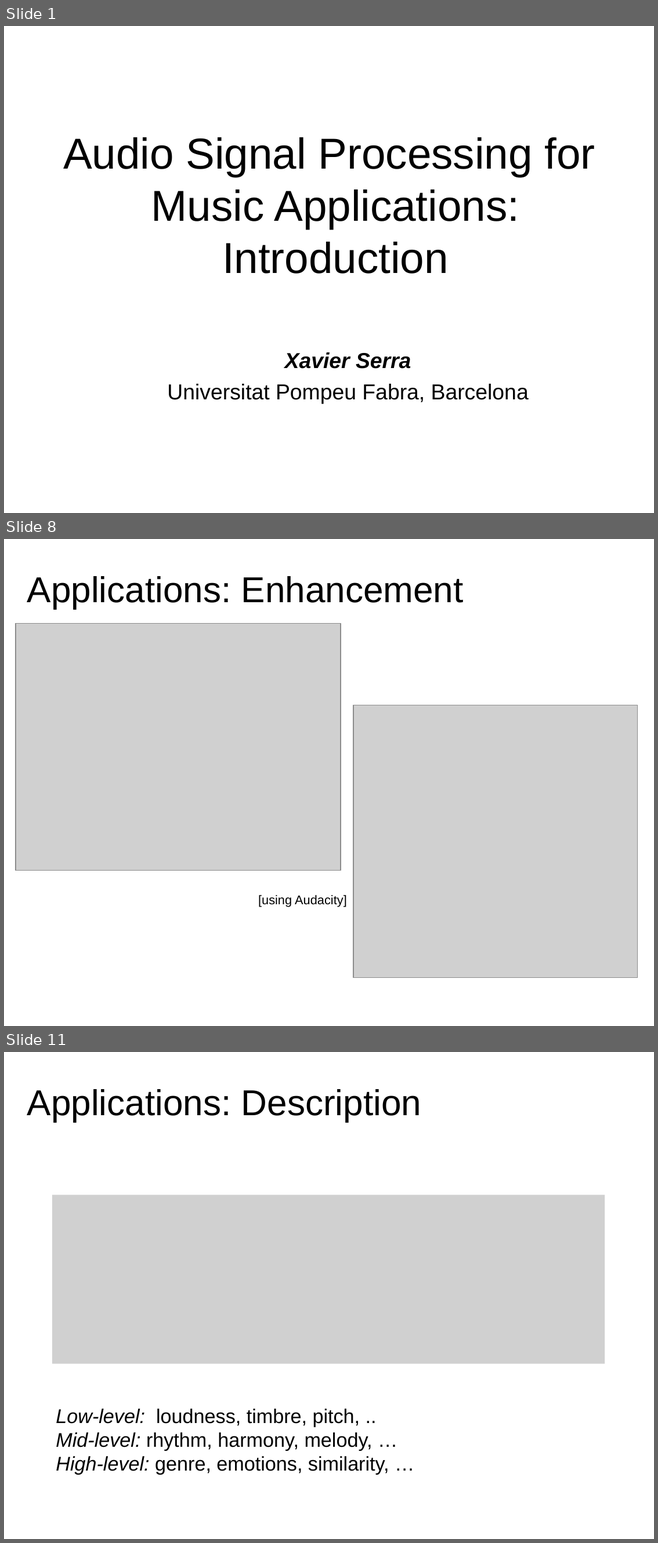
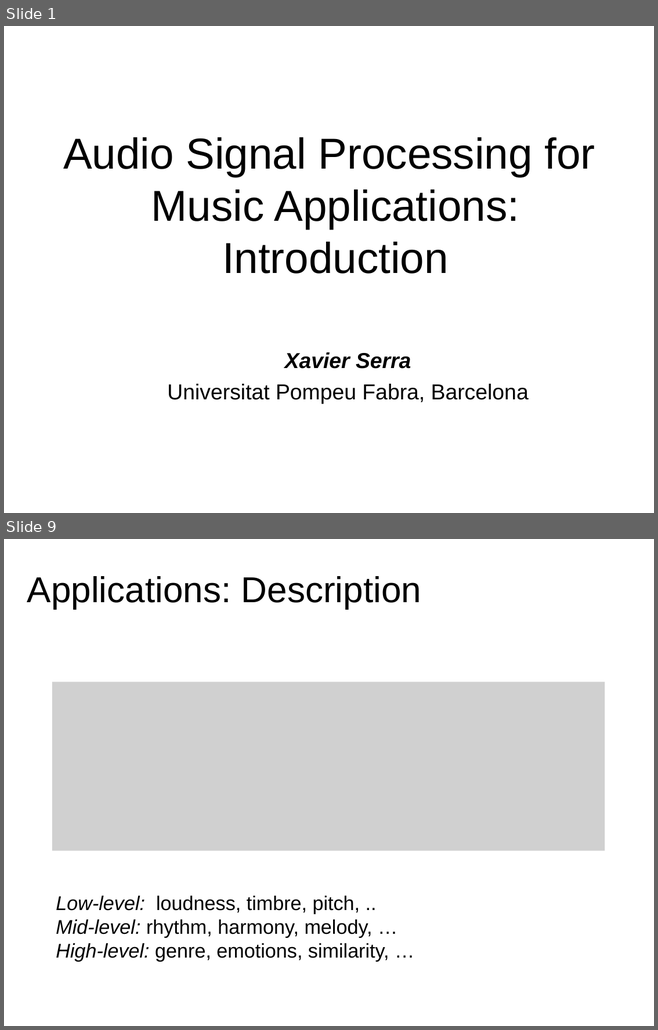
Before and after one commit to MTG/sms-tools, a slide deck: lectures/1-Introduction/Intro-to-DSP.odp. Shown one above the other, each under a label of ours: slides 1, 8 and 11 before the commit, slides 1 and 9 after it; the slides between them are not shown. The pictures are 658x1543 and 658x1030 pixels, drawn with LibreOffice and Linux fonts; fonts in the diff are those of the drawing; grey boxes stand for pictures. Boxes give left, top, right and bottom in pixels: in the first picture for what was removed or moved away, otherwise in the second. Text is boxed around its words. In the diff, an @@ line names an element or a change of style, - is before the commit and + after.

```diff
--- a/lectures/1-Introduction/Intro-to-DSP.odp
+++ b/lectures/1-Introduction/Intro-to-DSP.odp
@@ slide 8 removed at [4, 539, 654, 1026], background #FFFFFF @@
@@ title removed at [27, 576, 463, 609] @@
-Applications: Enhancement
@@ picture removed at [16, 624, 340, 870] @@
@@ picture removed at [354, 705, 637, 978] @@
@@ text removed at [258, 895, 347, 907] @@
-[using Audacity]
@@ what was slide 11 is now slide 9 @@
```
Also in this commit, not shown: 8 slides changed, 1 other slide removed, 20 other files.
